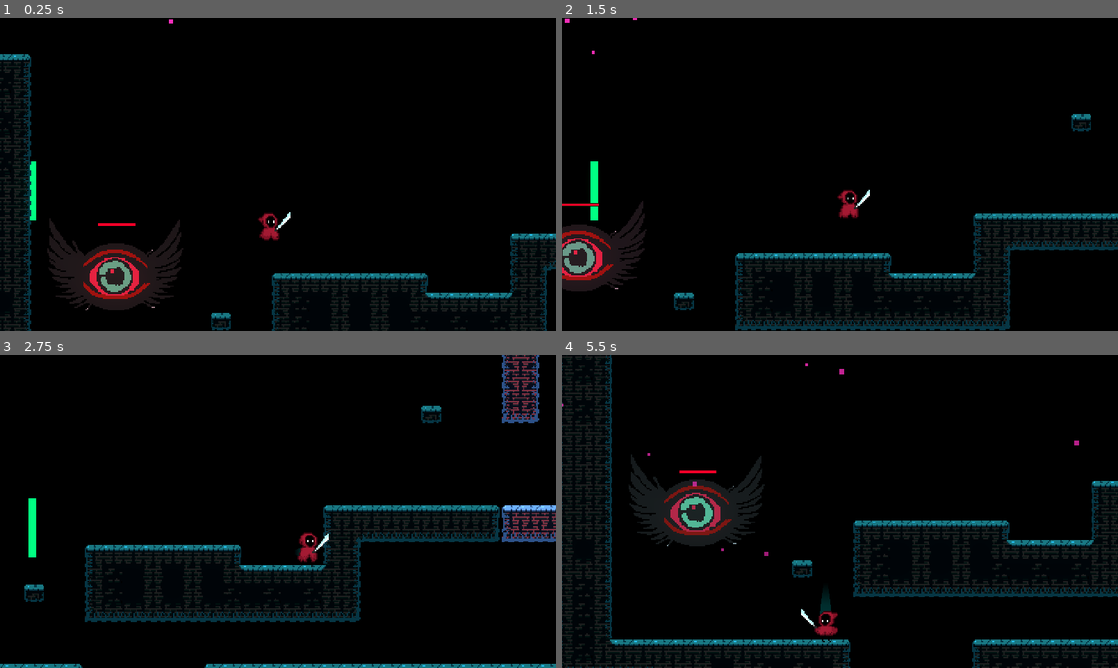
Above: before the commit, frames 1-4 (two rows, left to right).
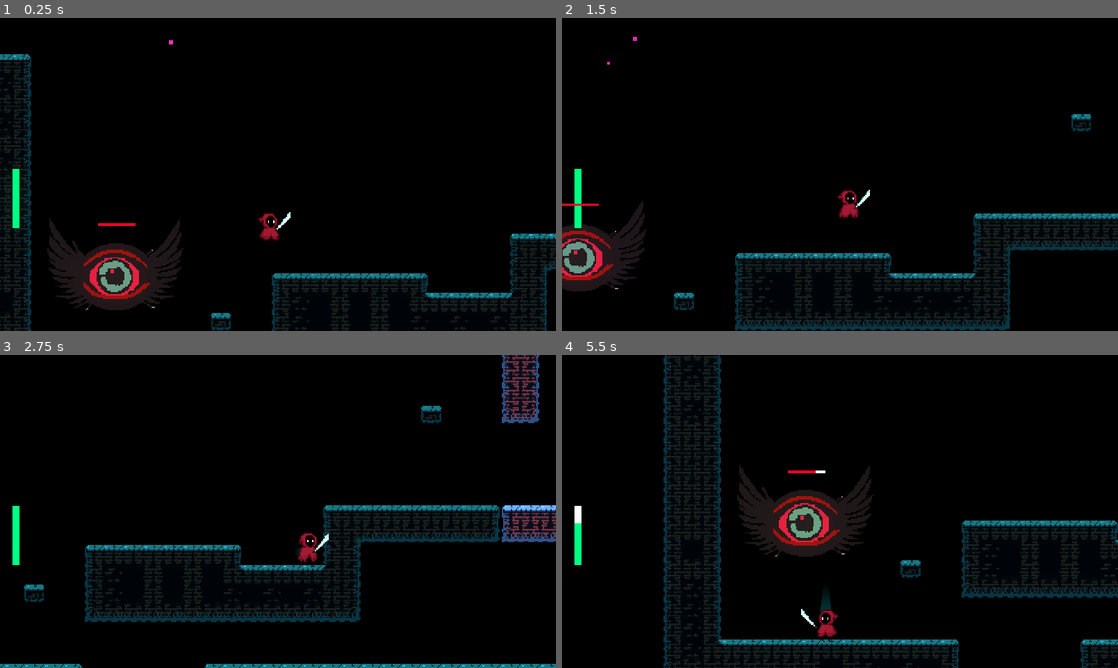
Above: after the commit, the same moments.

Repository: Driannn/AcerolaJam0
Game: Godot game, scene res://Scenes/Main scene/main_scene.tscn
Same seed, same stepped clock (60 frames per second), same inputs: the game is played once before the commit and once after it.
Inputs (mouse positions are in pixels of both pictures, inside the frame that each line leads up to):
- Up to frame 1 (0.25 s): no input
- Up to frame 2 (1.5 s): tap Enter (ui_accept) at 0.5 s; move the mouse to (962, 158) at 0.52 s; hold D (move_right) 0.53-1.28 s; tap X (attack) at 0.6 s; click (962, 158) at 0.67 s; tap Space (jump) at 0.77 s; move the mouse to (728, 190) at 1.27 s; hold S from 1.28 s (still down); tap C (dash) at 1.35 s
- Up to frame 3 (2.75 s): tap Space (jump) at 1.52 s; move the mouse to (333, 442) at 2.02 s; release S at 2.03 s; hold D (move_right) from 2.03 s (still down); hold F from 2.03 s (still down)
- Up to frame 4 (5.5 s): move the mouse to (812, 574) at 2.77 s; release D (move_right) at 2.78 s; release F at 2.78 s; hold W 2.78-3.53 s; tap X (attack) at 2.85, 5.1 s; click (812, 574) at 2.92 s; tap Space (jump) at 3.02, 3.77, 4.52 s; move the mouse to (1006, 558) at 3.52 s; hold A (move_left) 3.53-5.03 s; tap C (dash) at 3.6 s; tap R (restart, bound only after the commit) at 4.15 s; move the mouse to (673, 464) at 4.27 s; tap F at 4.35 s; move the mouse to (867, 511) at 5.02 s; hold S from 5.03 s (still down); click (867, 511) at 5.17 s

The runs differ from the first frame. In frame 1, 0.5% of the frame differs, in the area x 2-32%, y 0-68%; in frame 2, 0.6%; in frame 3, 0.6%; in frame 4, 20%, in the area x 0-100%, y 0-100%.

Commit message:
restart scence on R, health bar is glowy again

Diff:
--- a/Scenes/Main scene/GameManager.gd
+++ b/Scenes/Main scene/GameManager.gd
@@ -3,7 +3,15 @@
 #
 #@onready var player_health = %MyPlayer
 #
-#func _process(_delta):
-	#if player_health.health <= 0 :
-		#get_tree().change_scene_to_file("res://Scenes/Main scene/main_scene.tscn")
-#
+func _process(_delta):
+
+	restart_scene()
+
+	#change to other scene
+	#get_tree().change_scene_to_file("res://Scenes/Main scene/main_scene.tscn")
+
+
+##restart on R
+func restart_scene():
+	if Input.is_action_just_pressed("restart"):
+		get_tree().reload_current_scene()
--- a/Scenes/Main scene/main_scene.tscn
+++ b/Scenes/Main scene/main_scene.tscn
@@ -46,6 +46,13 @@
 unique_name_in_owner = true
 position = Vector2(96, 160)
 
+[node name="CPUParticles2D" parent="EntityContainer/MyPlayer" instance=ExtResource("2_0g361")]
+position = Vector2(131, -160)
+lifetime = 15.0
+speed_scale = 1.05
+emission_rect_extents = Vector2(512, 1)
+color = Color(0.988235, 0.188235, 0.741176, 1)
+
 [node name="Enemies" type="Node2D" parent="EntityContainer"]
 
 [node name="EyeEnemy" parent="EntityContainer/Enemies" instance=ExtResource("7_rwyoi")]
@@ -89,12 +96,7 @@
 tween_on_load = true
 inactive_update_mode = 0
 
-[node name="CPUParticles2D" parent="Cameras/OnPlayerCamera" instance=ExtResource("2_0g361")]
-position = Vector2(124.965, -128)
-lifetime = 15.0
-speed_scale = 1.05
-emission_rect_extents = Vector2(512, 1)
-color = Color(0.988235, 0.188235, 0.741176, 1)
-
 [node name="WorldEnvironment" type="WorldEnvironment" parent="."]
 environment = SubResource("Environment_5iead")
+
+[node name="CanvasLayer" type="CanvasLayer" parent="."]
--- a/Scenes/Player/my_player.gd
+++ b/Scenes/Player/my_player.gd
@@ -76,6 +76,7 @@
 		#AMINATION LOGIC
 		update_animations(get_movement_input())
 
+	dead_no_slippery(delta)
 	#Moves the body based on player's velocity
 	move_and_slide()
 
@@ -177,6 +178,9 @@
 		ap.play("dead")
 		velocity.x * 0.1
 
+func dead_no_slippery(delta):
+	if is_dead:
+		velocity.x = 0
 
 func set_health(value):
 	health_bar.health -= value
--- a/Scenes/Player/my_player.tscn
+++ b/Scenes/Player/my_player.tscn
@@ -222,6 +222,8 @@
 position = Vector2(0, -14)
 shape = SubResource("CapsuleShape2D_flhek")
 
+[node name="CanvasLayer" type="CanvasLayer" parent="."]
+
 [node name="Background" type="CanvasLayer" parent="."]
 layer = -1
 
@@ -233,23 +235,23 @@
 grow_vertical = 2
 color = Color(0, 0, 0, 1)
 
-[node name="HeathBar" parent="Background" instance=ExtResource("4_2c6ax")]
+[node name="Camera2D" type="Camera2D" parent="."]
+position = Vector2(0, -48)
+
+[node name="PhantomCameraHost" type="Node" parent="Camera2D"]
+script = ExtResource("3_a8wne")
+
+[node name="HeathBar" parent="Camera2D" instance=ExtResource("4_2c6ax")]
 unique_name_in_owner = true
 self_modulate = Color(2, 1.5, 1.5, 1)
-offset_left = 23.0
-offset_top = 163.0
-offset_right = 324.0
-offset_bottom = 175.0
+offset_left = -214.0
+offset_top = 43.0
+offset_right = 87.0
+offset_bottom = 55.0
 rotation = -1.5708
 scale = Vector2(0.158147, 0.494211)
 size_flags_horizontal = 0
 theme_override_styles/fill = SubResource("StyleBoxFlat_aeibh")
-
-[node name="Camera2D" type="Camera2D" parent="."]
-position = Vector2(0, -48)
-
-[node name="PhantomCameraHost" type="Node" parent="Camera2D"]
-script = ExtResource("3_a8wne")
 
 [node name="AnimationPlayer" type="AnimationPlayer" parent="."]
 unique_name_in_owner = true
@@ -286,7 +288,7 @@
 
 [node name="DashCooldown" type="Timer" parent="."]
 unique_name_in_owner = true
-wait_time = 0.5
+wait_time = 0.25
 one_shot = true
 
 [connection signal="timeout" from="DashDurantion" to="." method="_on_dash_durantion_timeout"]
--- a/project.godot
+++ b/project.godot
@@ -69,12 +69,16 @@
 "deadzone": 0.5,
 "events": [Object(InputEventKey,"resource_local_to_scene":false,"resource_name":"","device":-1,"window_id":0,"alt_pressed":false,"shift_pressed":false,"ctrl_pressed":false,"meta_pressed":false,"pressed":false,"keycode":0,"physical_keycode":65,"key_label":0,"unicode":97,"echo":false,"script":null)
 , Object(InputEventKey,"resource_local_to_scene":false,"resource_name":"","device":-1,"window_id":0,"alt_pressed":false,"shift_pressed":false,"ctrl_pressed":false,"meta_pressed":false,"pressed":false,"keycode":0,"physical_keycode":4194319,"key_label":0,"unicode":0,"echo":false,"script":null)
+, Object(InputEventJoypadMotion,"resource_local_to_scene":false,"resource_name":"","device":-1,"axis":0,"axis_value":-1.0,"script":null)
+, Object(InputEventJoypadButton,"resource_local_to_scene":false,"resource_name":"","device":-1,"button_index":13,"pressure":0.0,"pressed":true,"script":null)
 ]
 }
 move_right={
 "deadzone": 0.5,
 "events": [Object(InputEventKey,"resource_local_to_scene":false,"resource_name":"","device":-1,"window_id":0,"alt_pressed":false,"shift_pressed":false,"ctrl_pressed":false,"meta_pressed":false,"pressed":false,"keycode":0,"physical_keycode":68,"key_label":0,"unicode":100,"echo":false,"script":null)
 , Object(InputEventKey,"resource_local_to_scene":false,"resource_name":"","device":-1,"window_id":0,"alt_pressed":false,"shift_pressed":false,"ctrl_pressed":false,"meta_pressed":false,"pressed":false,"keycode":0,"physical_keycode":4194321,"key_label":0,"unicode":0,"echo":false,"script":null)
+, Object(InputEventJoypadMotion,"resource_local_to_scene":false,"resource_name":"","device":-1,"axis":0,"axis_value":1.0,"script":null)
+, Object(InputEventJoypadButton,"resource_local_to_scene":false,"resource_name":"","device":-1,"button_index":14,"pressure":0.0,"pressed":true,"script":null)
 ]
 }
 jump={
@@ -84,6 +88,7 @@
 , Object(InputEventKey,"resource_local_to_scene":false,"resource_name":"","device":-1,"window_id":0,"alt_pressed":false,"shift_pressed":false,"ctrl_pressed":false,"meta_pressed":false,"pressed":false,"keycode":0,"physical_keycode":4194320,"key_label":0,"unicode":0,"echo":false,"script":null)
 , Object(InputEventKey,"resource_local_to_scene":false,"resource_name":"","device":-1,"window_id":0,"alt_pressed":false,"shift_pressed":false,"ctrl_pressed":false,"meta_pressed":false,"pressed":false,"keycode":0,"physical_keycode":90,"key_label":0,"unicode":122,"echo":false,"script":null)
 , Object(InputEventKey,"resource_local_to_scene":false,"resource_name":"","device":-1,"window_id":0,"alt_pressed":false,"shift_pressed":false,"ctrl_pressed":false,"meta_pressed":false,"pressed":false,"keycode":0,"physical_keycode":74,"key_label":0,"unicode":106,"echo":false,"script":null)
+, Object(InputEventJoypadButton,"resource_local_to_scene":false,"resource_name":"","device":-1,"button_index":0,"pressure":0.0,"pressed":true,"script":null)
 ]
 }
 attack={
@@ -91,6 +96,7 @@
 "events": [Object(InputEventKey,"resource_local_to_scene":false,"resource_name":"","device":-1,"window_id":0,"alt_pressed":false,"shift_pressed":false,"ctrl_pressed":false,"meta_pressed":false,"pressed":false,"keycode":0,"physical_keycode":88,"key_label":0,"unicode":120,"echo":false,"script":null)
 , Object(InputEventMouseButton,"resource_local_to_scene":false,"resource_name":"","device":-1,"window_id":0,"alt_presse …(244 unchanged characters)…
 , Object(InputEventKey,"resource_local_to_scene":false,"resource_name":"","device":-1,"window_id":0,"alt_pressed":false,"shift_pressed":false,"ctrl_pressed":false,"meta_pressed":false,"pressed":false,"keycode":0,"physical_keycode":75,"key_label":0,"unicode":107,"echo":false,"script":null)
+, Object(InputEventJoypadButton,"resource_local_to_scene":false,"resource_name":"","device":-1,"button_index":2,"pressure":0.0,"pressed":true,"script":null)
 ]
 }
 dash={
@@ -98,6 +104,22 @@
 "events": [Object(InputEventKey,"resource_local_to_scene":false,"resource_name":"","device":-1,"window_id":0,"alt_pressed":false,"shift_pressed":false,"ctrl_pressed":false,"meta_pressed":false,"pressed":false,"keycode":0,"physical_keycode":67,"key_label":0,"unicode":99,"echo":false,"script":null)
 , Object(InputEventMouseButton,"resource_local_to_scene":false,"resource_name":"","device":-1,"window_id":0,"alt_presse …(244 unchanged characters)…
 , Object(InputEventKey,"resource_local_to_scene":false,"resource_name":"","device":-1,"window_id":0,"alt_pressed":false,"shift_pressed":false,"ctrl_pressed":false,"meta_pressed":false,"pressed":false,"keycode":0,"physical_keycode":76,"key_label":0,"unicode":108,"echo":false,"script":null)
+, Object(InputEventJoypadMotion,"resource_local_to_scene":false,"resource_name":"","device":-1,"axis":5,"axis_value":1.0,"script":null)
+, Object(InputEventJoypadButton,"resource_local_to_scene":false,"resource_name":"","device":-1,"button_index":1,"pressure":0.0,"pressed":true,"script":null)
+]
+}
+restart={
+"deadzone": 0.5,
+"events": [Object(InputEventKey,"resource_local_to_scene":false,"resource_name":"","device":-1,"window_id":0,"alt_pressed":false,"shift_pressed":false,"ctrl_pressed":false,"meta_pressed":false,"pressed":false,"keycode":0,"physical_keycode":82,"key_label":0,"unicode":114,"echo":false,"script":null)
+, Object(InputEventKey,"resource_local_to_scene":false,"resource_name":"","device":-1,"window_id":0,"alt_pressed":false,"shift_pressed":false,"ctrl_pressed":false,"meta_pressed":false,"pressed":false,"keycode":0,"physical_keycode":4194336,"key_label":0,"unicode":0,"echo":false,"script":null)
+, Object(InputEventJoypadButton,"resource_local_to_scene":false,"resource_name":"","device":-1,"button_index":4,"pressure":0.0,"pressed":true,"script":null)
+]
+}
+pause={
+"deadzone": 0.5,
+"events": [Object(InputEventKey,"resource_local_to_scene":false,"resource_name":"","device":-1,"window_id":0,"alt_pressed":false,"shift_pressed":false,"ctrl_pressed":false,"meta_pressed":false,"pressed":false,"keycode":0,"physical_keycode":4194305,"key_label":0,"unicode":0,"echo":false,"script":null)
+, Object(InputEventKey,"resource_local_to_scene":false,"resource_name":"","device":-1,"window_id":0,"alt_pressed":false,"shift_pressed":false,"ctrl_pressed":false,"meta_pressed":false,"pressed":false,"keycode":0,"physical_keycode":80,"key_label":0,"unicode":112,"echo":false,"script":null)
+, Object(InputEventJoypadButton,"resource_local_to_scene":false,"resource_name":"","device":-1,"button_index":6,"pressure":0.0,"pressed":true,"script":null)
 ]
 }
 
